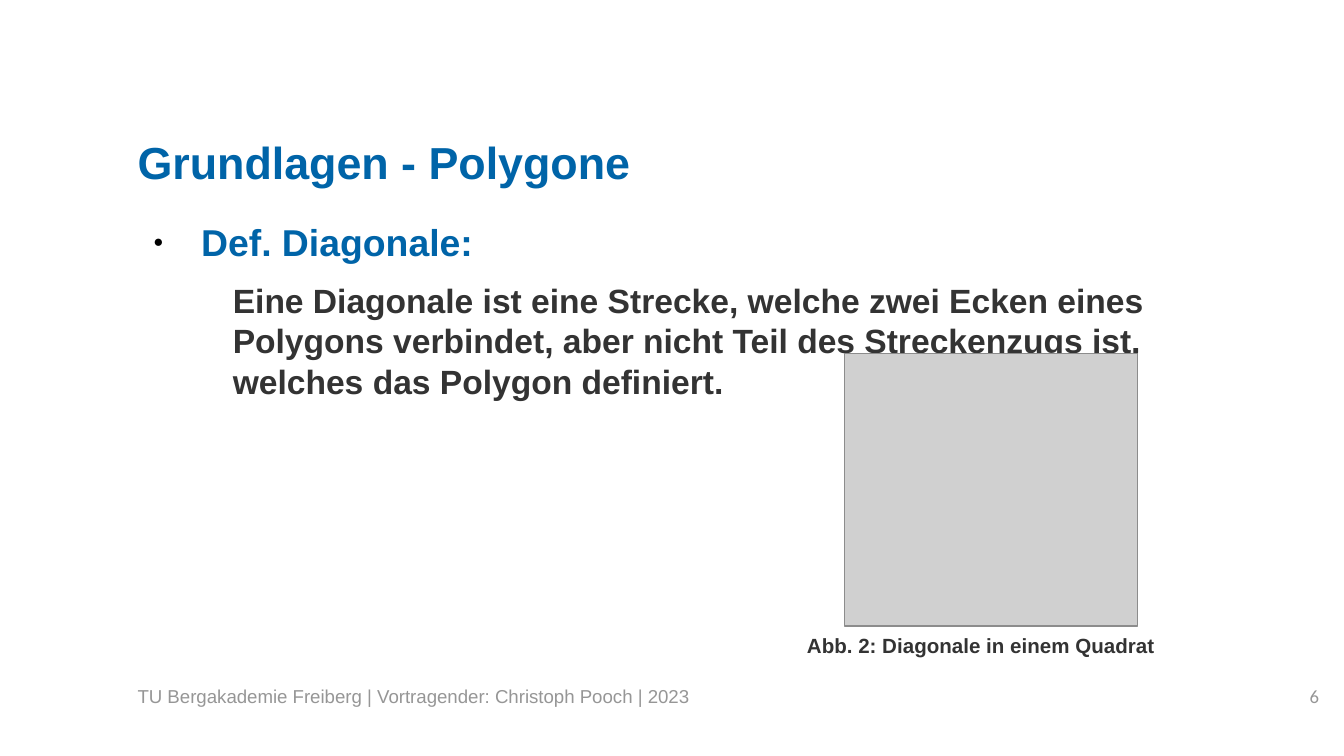
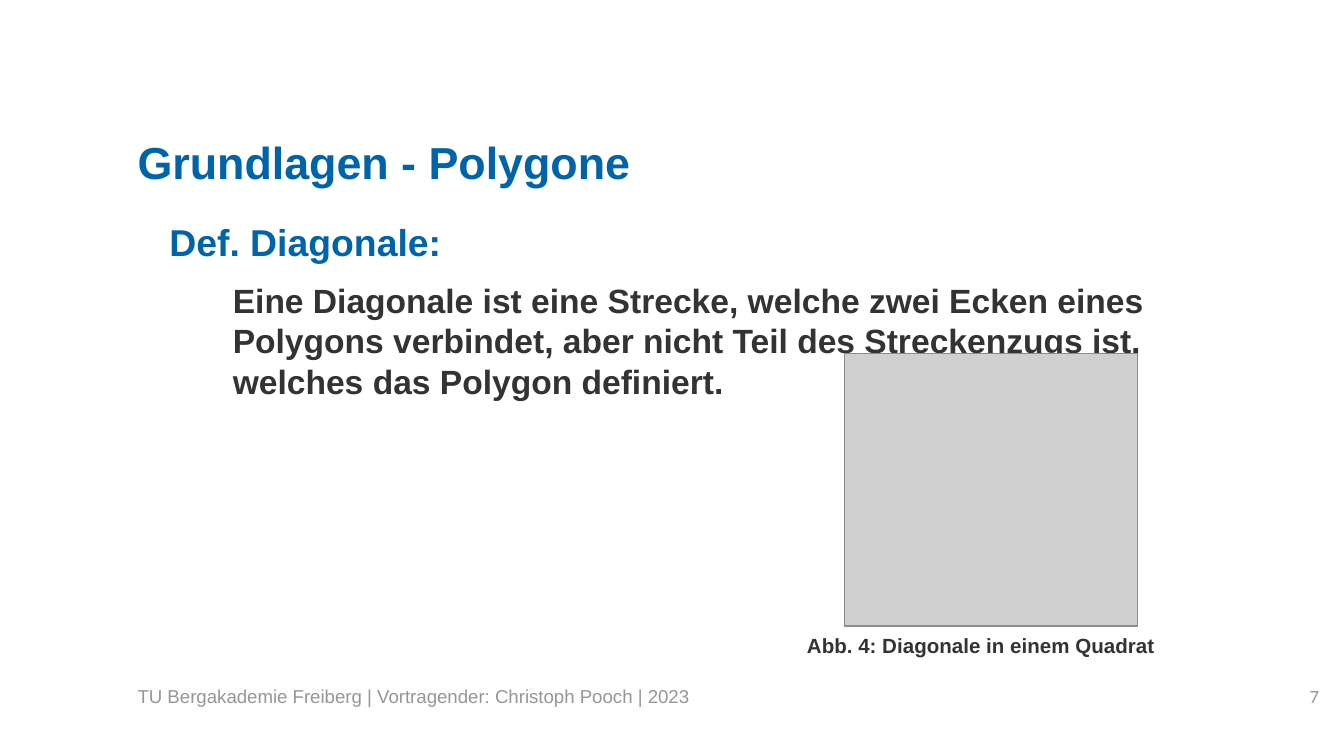
Before and after one commit to LordofUndeads/Bachelorarbeit, a slide deck: slide 7 of Verteidigung/BA_Verteidigung.odp (slide 6 before the commit). Drawn at 1344x756 pixels with LibreOffice and Linux fonts; fonts in the diff are those of the drawing; grey boxes stand for pictures; background and template pictures are left out. Boxes give left, top, right and bottom in pixels: in the first picture for what was removed or moved away, otherwise in the second. Text is boxed around its words. In the diff, an @@ line names an element or a change of style, - is before the commit and + after.

```diff
--- a/Verteidigung/BA_Verteidigung.odp
+++ b/Verteidigung/BA_Verteidigung.odp
@@ text at [169, 229, 441, 264]: bullet ● to none @@
@@ text at [807, 638, 1154, 657]: text changed @@
-Abb. 2: Diagonale in einem Quadrat
+Abb. 4: Diagonale in einem Quadrat
@@ page number at [1310, 691, 1319, 703]: text changed @@
-6
+7
```
Also in this commit, not shown: 30 other slides changed, 22 slides added, 3 other files.
